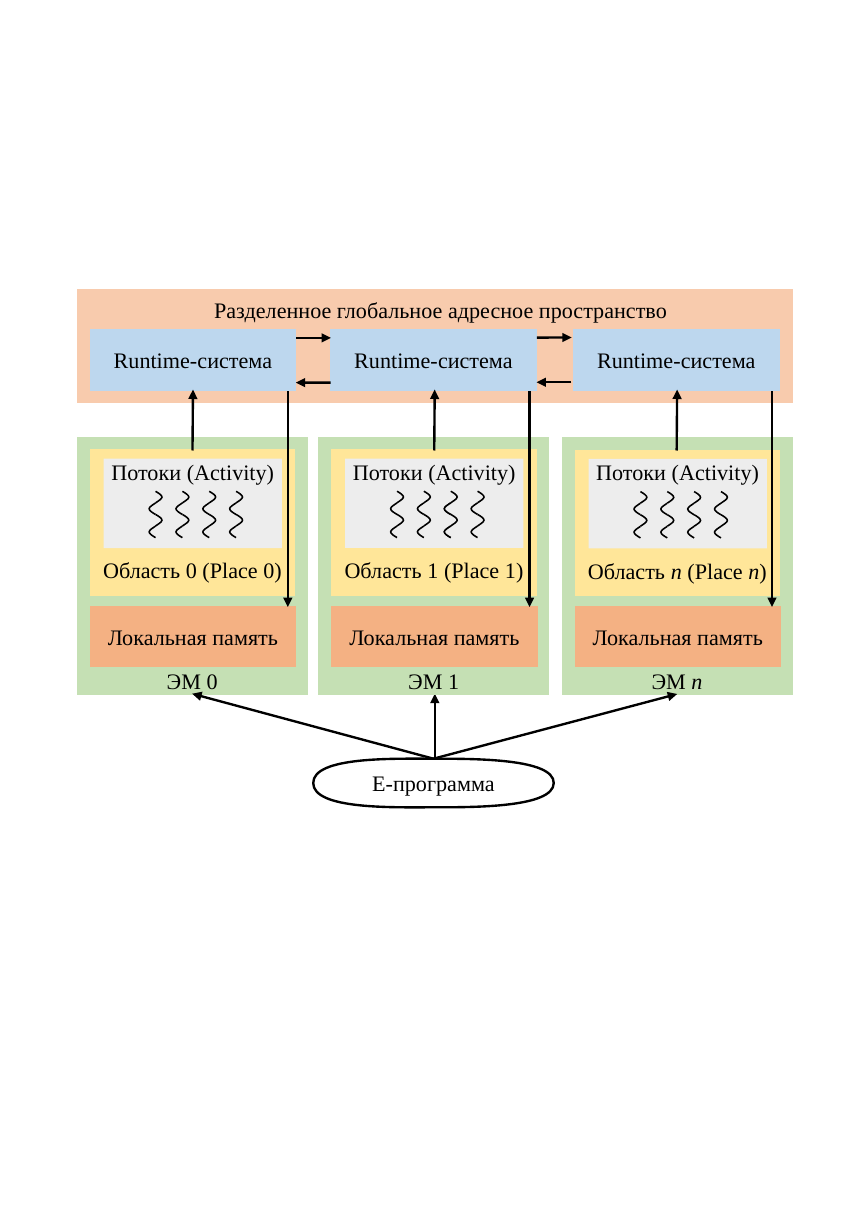
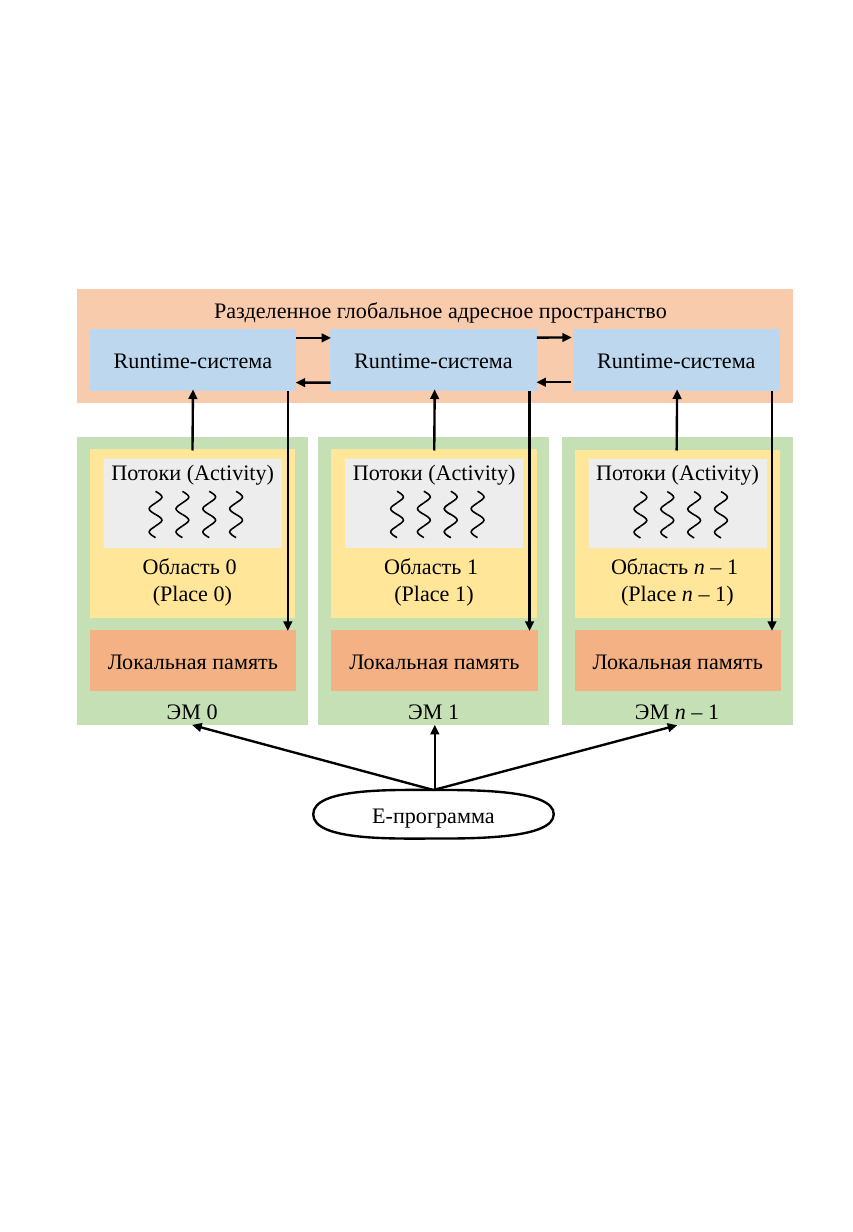
Before and after one commit to Ikulagin/Russian-Phd-LaTeX-Dissertation-Template, a slide deck: slide 8 of images_src/pics.pptx. Drawn at 853x1232 pixels with LibreOffice and Linux fonts; fonts in the diff are those of the drawing. Boxes give left, top, right and bottom in pixels: in the first picture for what was removed or moved away, otherwise in the second. Text is boxed around its words. In the diff, an @@ line names an element or a change of style, - is before the commit and + after.

```diff
--- a/images_src/pics.pptx
+++ b/images_src/pics.pptx
@@ arrow moved from (288, 607) - (288, 391) to (288, 631) - (288, 391) @@
@@ arrow moved from (530, 607) - (530, 391) to (530, 631) - (530, 391) @@
@@ arrow moved from (772, 607) - (772, 391) to (772, 631) - (772, 391) @@
@@ rectangle "ЭМ 0": place and size @@
-rectangle "ЭМ 0" at [77, 438, 306, 694]
+rectangle "ЭМ 0" at [77, 438, 306, 723]
@@ rectangle "ЭМ 1": place and size @@
-rectangle "ЭМ 1" at [320, 438, 548, 694]
+rectangle "ЭМ 1" at [320, 438, 548, 723]
@@ rectangle "ЭМ n – 1": place and size @@
-rectangle "ЭМ n – 1" at [563, 439, 792, 695]
+rectangle "ЭМ n – 1" at [563, 439, 792, 724]
@@ rectangle "Область 0 (Place 0)": place and size @@
-rectangle "Область 0 (Place 0)" at [91, 450, 295, 595]
+rectangle "Область 0 (Place 0)" at [91, 450, 295, 616]
@@ rectangle "Область 1 (Place 1)": place and size @@
-rectangle "Область 1 (Place 1)" at [332, 450, 536, 595]
+rectangle "Область 1 (Place 1)" at [332, 450, 536, 616]
@@ rectangle "Область n – 1 (Place ...": place and size @@
-rectangle "Область n – 1 (Place ..." at [575, 450, 779, 595]
+rectangle "Область n – 1 (Place ..." at [575, 450, 779, 616]
@@ text in rectangle at [611, 558, 738, 605]: text changed @@
-Область n (Place n)
+Область n – 1
+(Place n – 1)
@@ 3 rectangles: place and size @@
-3 rectangles at [91, 607, 780, 666]
+3 rectangles at [91, 631, 780, 690]
@@ text in rectangle at [635, 704, 719, 724]: text changed @@
-ЭМ n
+ЭМ n – 1
@@ 3 arrows, 1 freeform shape: place and size @@
-3 arrows, 1 freeform shape at [192, 694, 677, 808]
+3 arrows, 1 freeform shape at [192, 726, 677, 839]
```
Also in this commit, not shown: 3 other slides changed, 38 other files.
